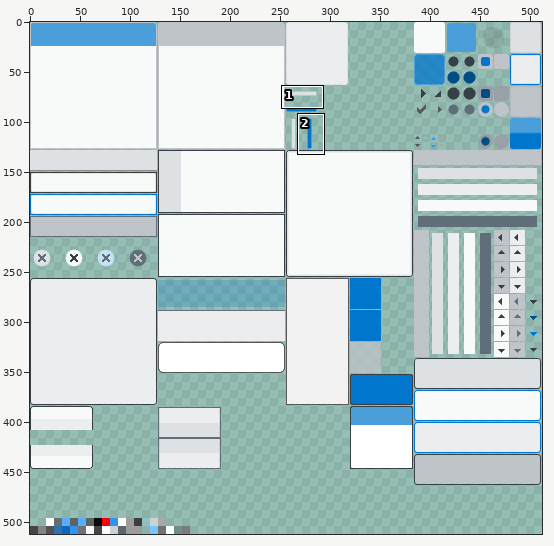
Sprite sheet: TestApplication/DefaultSkin.png. The picture above shows the old version from afar; the outline marks the close-up.
Close-up. As it was:
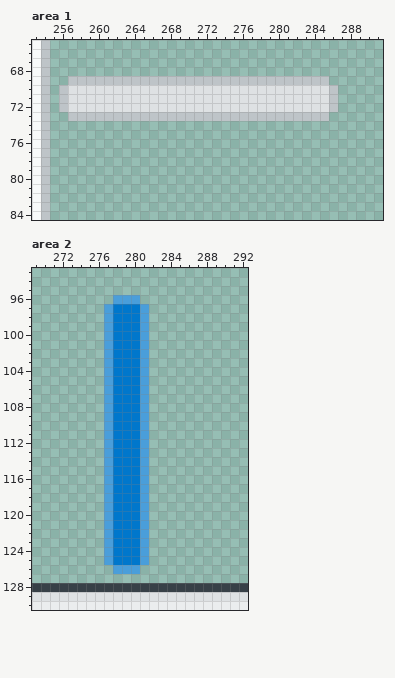
The file is 512x512 pixels. Pixels under 10% opacity are left out. Colours within 5 levels of each other are drawn and written as one. Shown: area 1: x 253..291, y 65..84; area 2: x 269..292, y 93..130. The commit also changed other parts of the picture, which this record leaves out.
The same view after the edit:
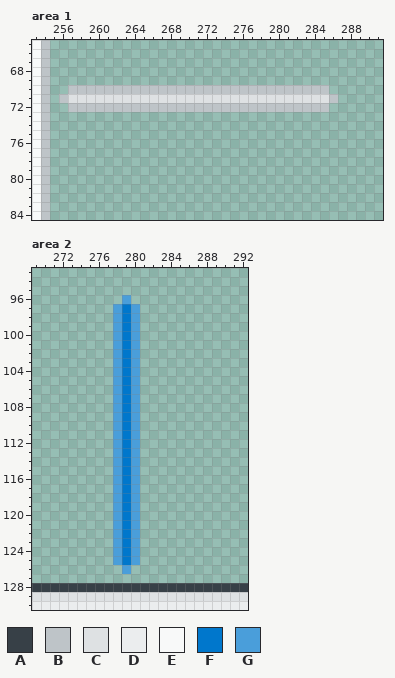
Palette (. is transparent): A #374047  B #bec4c8  C #dee1e3  D #ebedee  E #f8f9f9  F #0077cc  G #4a9eda
The exact change:
Area 1:
y 69: x 257..285 BBBBBBBBBBBBBBBBBBBBBBBBBBBBB -> .............................
y 70: x 256..286 BCCCCCCCCCCCCCCCCCCCCCCCCCCCCCB -> .BBBBBBBBBBBBBBBBBBBBBBBBBBBBB.
y 72: x 256..286 BCCCCCCCCCCCCCCCCCCCCCCCCCCCCCB -> .BBBBBBBBBBBBBBBBBBBBBBBBBBBBB.
y 73: x 257..285 BBBBBBBBBBBBBBBBBBBBBBBBBBBBB -> .............................
Area 2:
y 96: x 278 G -> .; x 280 G -> .
y 97..125: x 277..278 GF -> .G; x 280..281 FG -> G.
y 126: x 278 G -> .; x 280 G -> .
